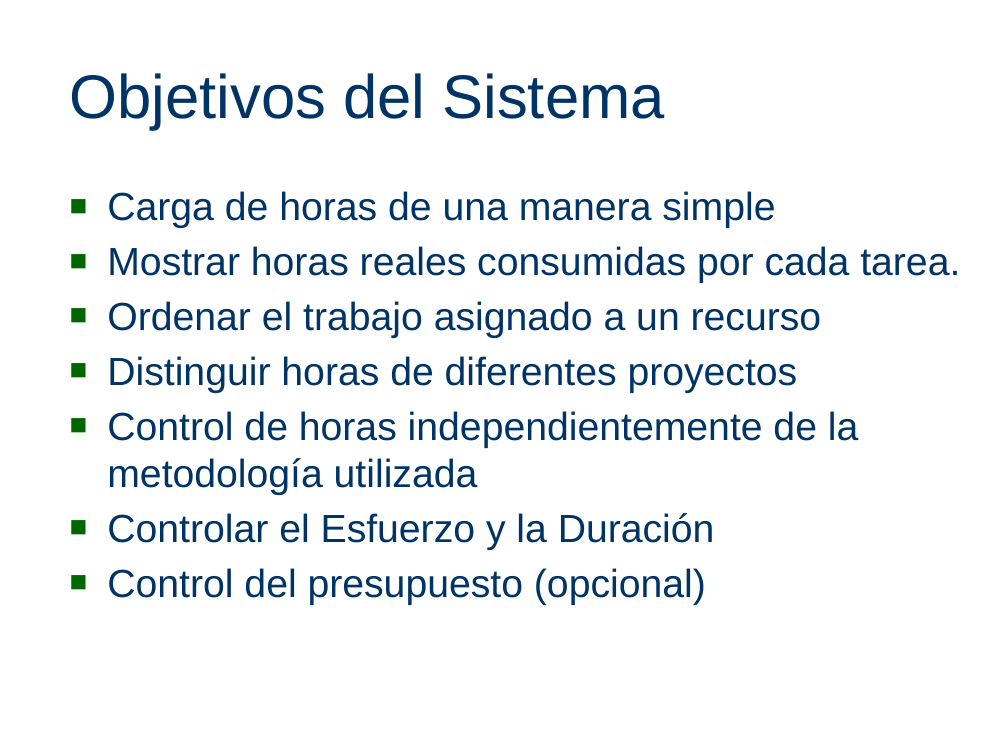
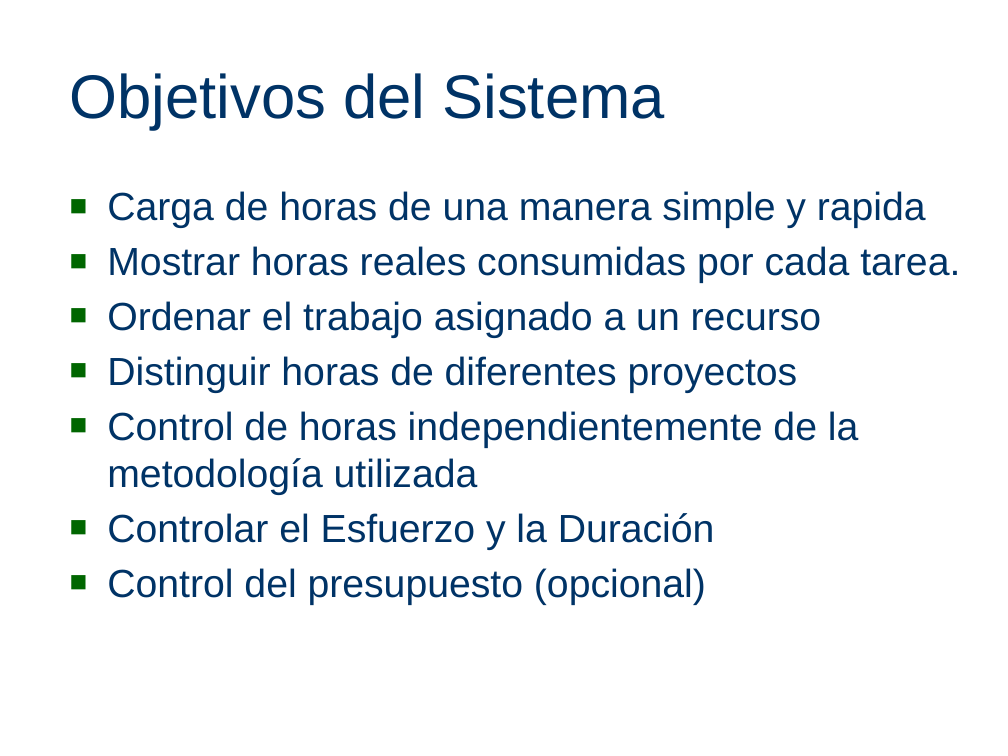
Before and after one commit to joshishimla99/tempore, a slide deck: slide 6 of docs/PresentacionFebrero2011/PresentacionFebrero2011Tempore.pptx. Drawn at 1008x756 pixels with LibreOffice and Linux fonts; fonts in the diff are those of the drawing; background and template pictures are left out. Boxes give left, top, right and bottom in pixels: in the first picture for what was removed or moved away, otherwise in the second. Text is boxed around its words. In the diff, an @@ line names an element or a change of style, - is before the commit and + after.

```diff
--- a/docs/PresentacionFebrero2011/PresentacionFebrero2011Tempore.pptx
+++ b/docs/PresentacionFebrero2011/PresentacionFebrero2011Tempore.pptx
@@ text at box(107, 191, 926, 228): text changed @@
-■ Carga de horas de una manera simple
+■ Carga de horas de una manera simple y rapida
```
Also in this commit, not shown: 4 other slides changed, 2 slides added, 3 slides removed.
